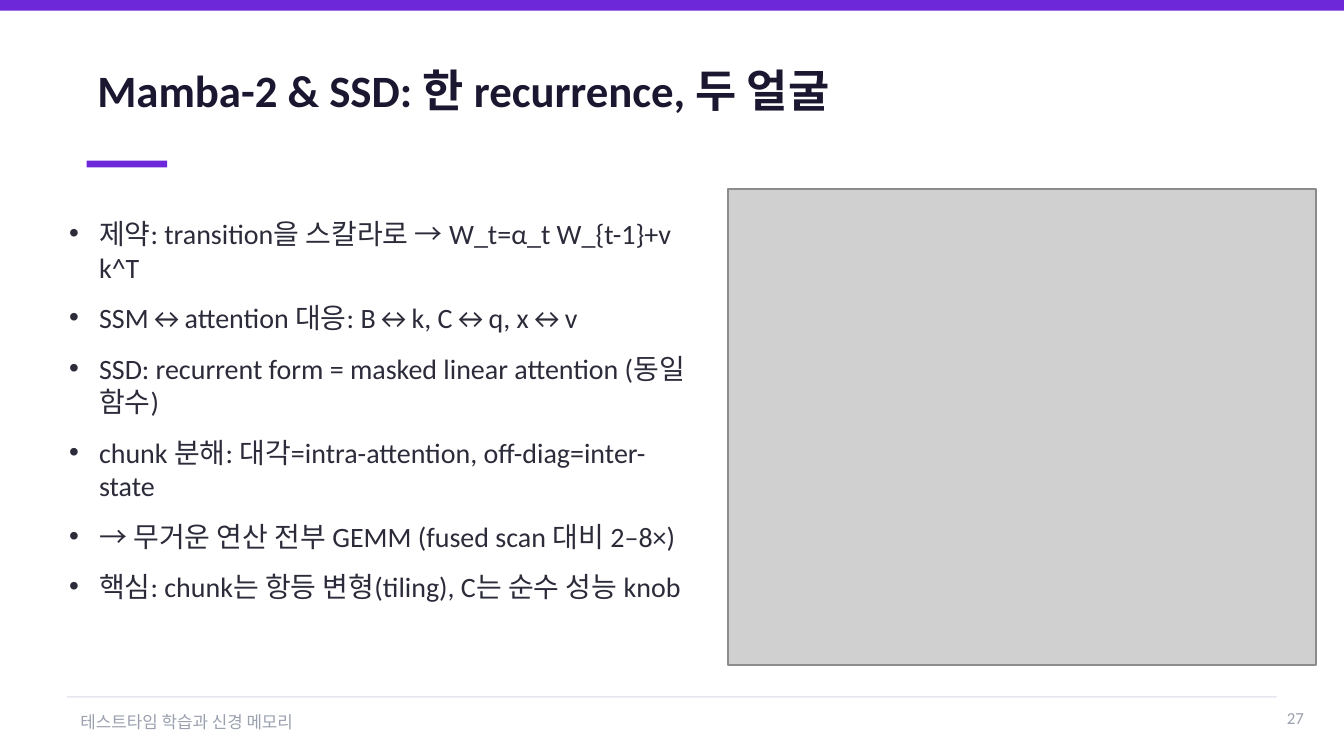
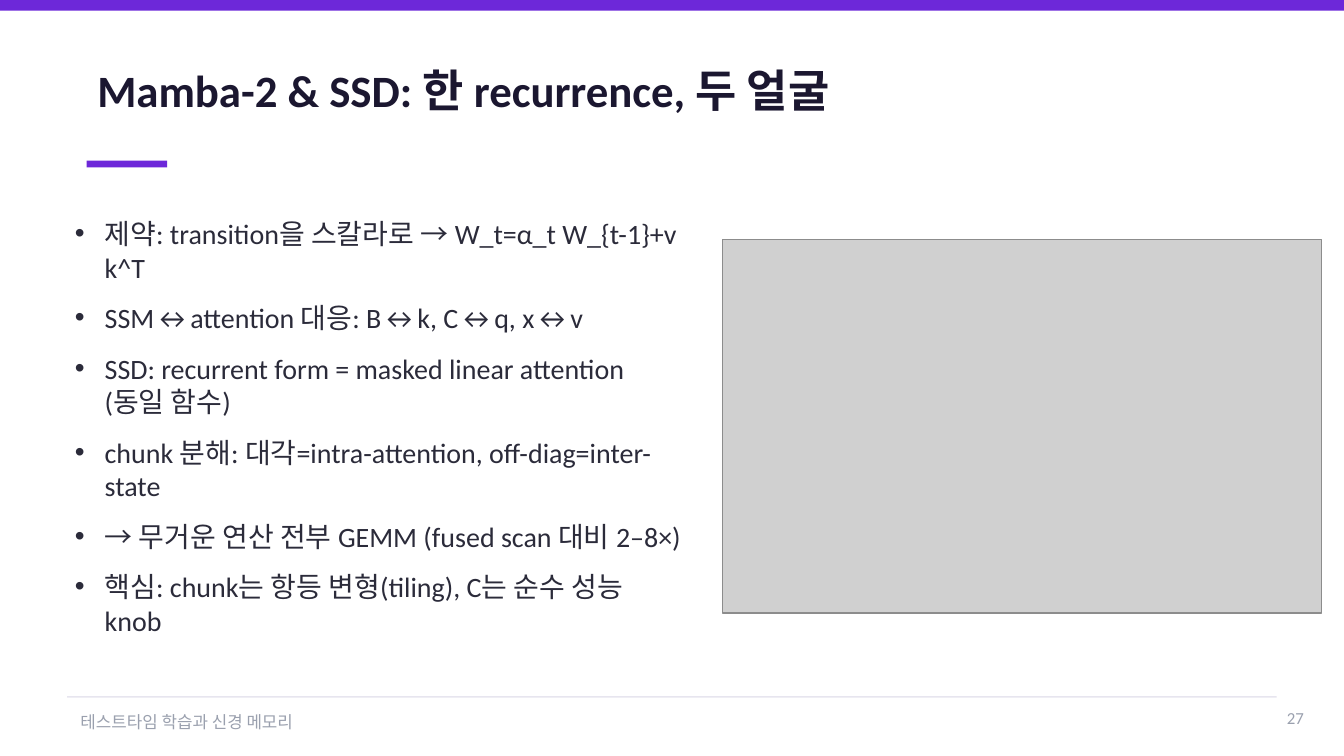
Before and after one commit to jimmylegendary/neural-memory-study, a slide deck: slide 27 of seminar/TTT-neural-memory-seminar.pptx. Drawn at 1344x756 pixels with LibreOffice and Linux fonts; fonts in the diff are those of the drawing; grey boxes stand for pictures. Boxes give left, top, right and bottom in pixels: in the first picture for what was removed or moved away, otherwise in the second. Text is boxed around its words. In the diff, an @@ line names an element or a change of style, - is before the commit and + after.

```diff
--- a/seminar/TTT-neural-memory-seminar.pptx
+++ b/seminar/TTT-neural-memory-seminar.pptx
@@ text "제약: transition을 스칼라로 → W_t=α_t ..." rewrapped from box(99, 221, 686, 602) to box(105, 221, 681, 631) @@
@@ picture: place and size @@
-picture at box(728, 190, 1317, 665)
+picture at box(723, 239, 1322, 613)
```
Also in this commit, not shown: 54 other slides changed, 1 other file.
